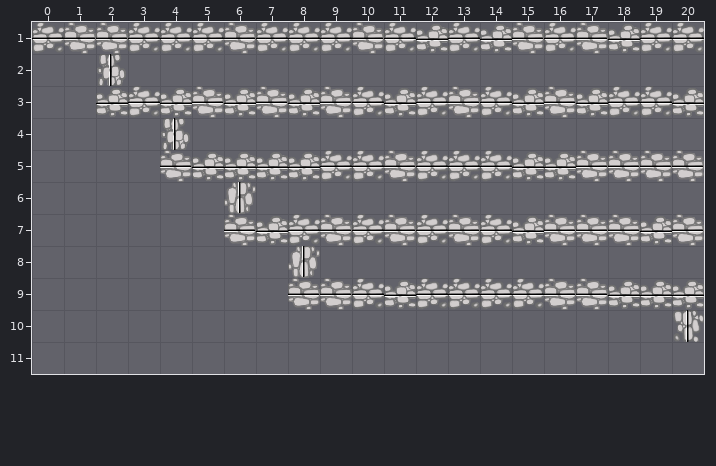
A Tiled map (JSON) gets an edit: dist/assets/maps/iphone.multipath.json. That is the earlier state.
Cells are 32x32 px. Shown: x 0..20, y 1..11.
After:
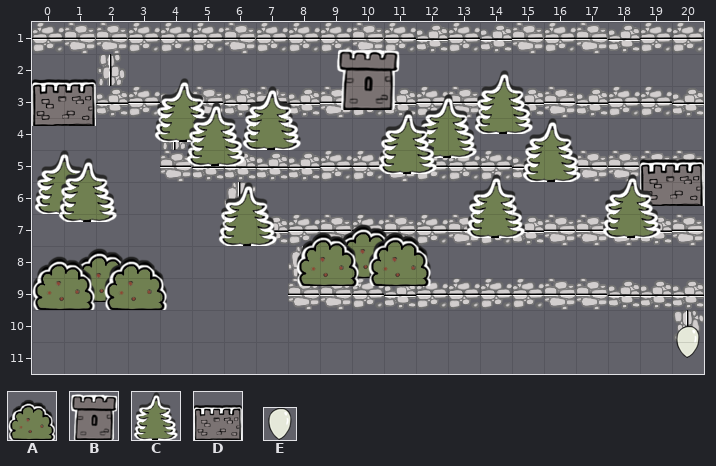
Key: from "props": A 2 "shrub", B 3 "tower", C 6 "tree", D 7 "wall", E 8 "balloon-32x32".
Objects are placed by their top-left corner, in cells (3,4 is the top-left corner of cell 3,4); size is 1x1 cell unless given.
The exact change:
Layer "balloons" (now shown):
added: E "BALLOON" at 20,10.5
Layer "props" (now shown):
added: B "PROP_TOWER" at 9.5,1.8 size 2x2
added: D "PROP_WALL" at 0,2.2 size 2x2
added: C "PROP_TREE" at 13.8,2.5 size 2x2
added: C "PROP_TREE" at 3.8,2.8 size 2x2
added: C "PROP_TREE" at 6.5,3 size 2x2
added: C "PROP_TREE" at 12,3.2 size 2x2
added: C "PROP_TREE" at 4.8,3.5 size 2x2
added: C "PROP_TREE" at 10.8,3.8 size 2x2
added: C "PROP_TREE" at 15.2,4 size 2x2
added: D "PROP_WALL" at 19,4.8 size 2x2
added: C "PROP_TREE" at 0,5 size 2x2
added: C "PROP_TREE" at 0.8,5.2 size 2x2
added: C "PROP_TREE" at 13.5,5.8 size 2x2
added: C "PROP_TREE" at 17.8,5.8 size 2x2
added: C "PROP_TREE" at 5.8,6 size 2x2
added: A "PROP_SHRUB" at 9.5,7 size 2x2
added: A "PROP_SHRUB" at 10.5,7.2 size 2x2
added: A "PROP_SHRUB" at 8.2,7.2 size 2x2
added: A "PROP_SHRUB" at 1.2,7.8 size 2x2
added: A "PROP_SHRUB" at 0,8 size 2x2
added: A "PROP_SHRUB" at 2.2,8 size 2x2
